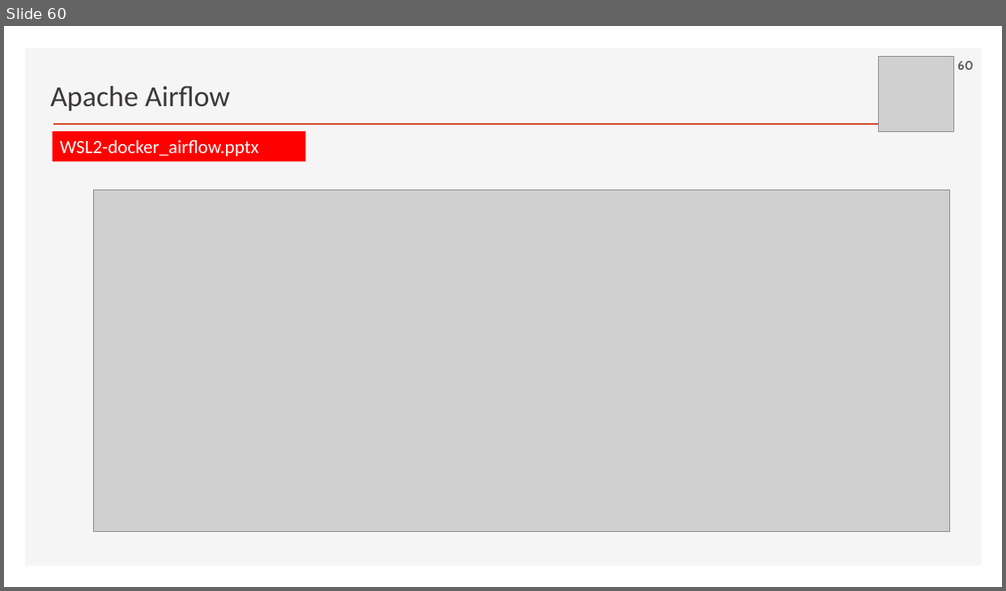
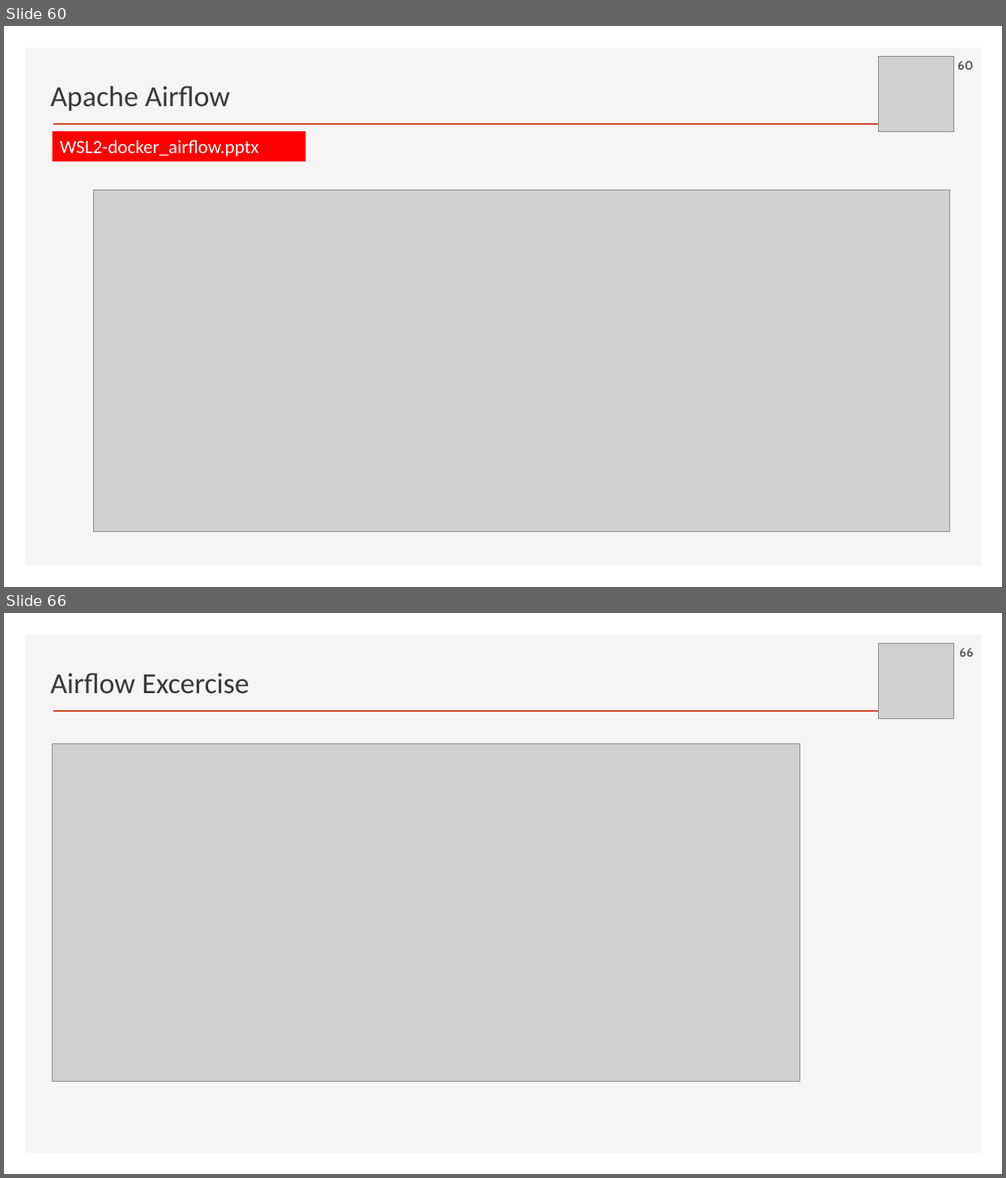
Before and after one commit to ancestor9/2026_Fall_Application-Deployment, a slide deck: App Deployment.pptx. Shown one above the other, each under a label of ours: slide 60 before the commit, slides 60 and 66 after it; the slides between them are not shown. The pictures are 1006x591 and 1006x1178 pixels, drawn with LibreOffice and Linux fonts; fonts in the diff are those of the drawing; grey boxes stand for pictures; background and template pictures are left out. Boxes give left, top, right and bottom in pixels: in the first picture for what was removed or moved away, otherwise in the second. Text is boxed around its words. In the diff, an @@ line names an element or a change of style, - is before the commit and + after.

```diff
--- a/App Deployment.pptx
+++ b/App Deployment.pptx
@@ slide 66 added at [4, 613, 1002, 1174], background #FFFFFF; not listed: 2 template elements that a slide beside it also shows @@
@@ picture added at [879, 644, 954, 718] @@
@@ page number added at [959, 648, 973, 657], 12 pt, text #595959, bold @@
+66
@@ text added at [50, 673, 249, 694], 28 pt, text #3B3838 @@
+Airflow Excercise
@@ picture added at [53, 743, 800, 1082] @@
```
Also in this commit, not shown: 4 slides changed, 9 other slides added.
